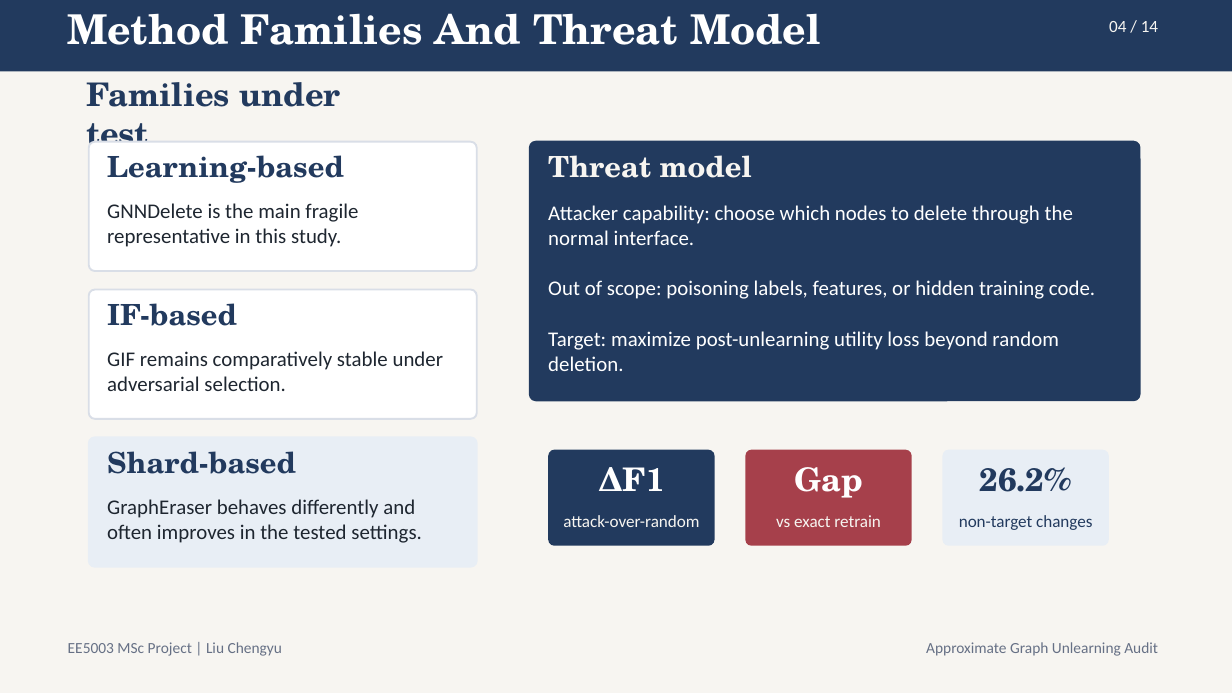
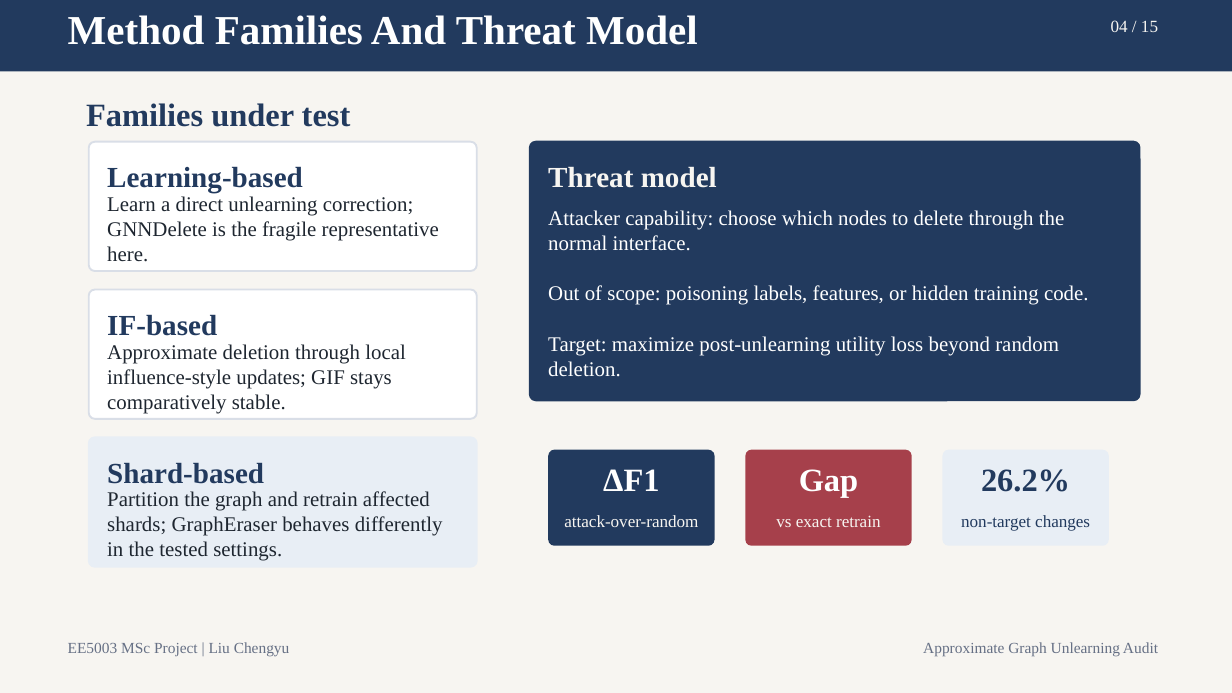
Before and after one commit to lelelelelelelelelelelelele/OpenGU, a slide deck: slide 4 of GULib-master/report/0417_5003report/ppt/out-test/final_15min_defense.pptx. Drawn at 1232x693 pixels with LibreOffice and Linux fonts; fonts in the diff are those of the drawing. Boxes give left, top, right and bottom in pixels: in the first picture for what was removed or moved away, otherwise in the second. Text is boxed around its words. In the diff, an @@ line names an element or a change of style, - is before the commit and + after.

Commit message:
feat: iterate defense deck content, styling and export

```diff
--- a/GULib-master/report/0417_5003report/ppt/out-test/final_15min_defense.pptx
+++ b/GULib-master/report/0417_5003report/ppt/out-test/final_15min_defense.pptx
@@ text at [1111, 20, 1158, 32]: text changed; font Calibri to Times New Roman @@
-04 / 14
+04 / 15
@@ text at [107, 196, 439, 262]: text changed; font Calibri to Times New Roman @@
-GNNDelete is the main fragile representative in this study.
+Learn a direct unlearning correction; GNNDelete is the fragile representative here.
@@ font Calibri to Times New Roman in 6 elements at [68, 642, 290, 657], [923, 642, 1158, 657], [564, 515, 698, 527], [776, 515, 881, 527], [961, 515, 1090, 531], [548, 210, 1089, 376] @@
@@ text at [107, 344, 406, 413]: text changed; font Calibri to Times New Roman @@
-GIF remains comparatively stable under adversarial selection.
+Approximate deletion through local influence-style updates; GIF stays comparatively stable.
@@ font TeX Gyre Schola to Times New Roman in 9 elements at [68, 15, 698, 45], [86, 103, 351, 127], [603, 469, 659, 491], [799, 469, 858, 497], [981, 469, 1070, 492], [107, 314, 217, 336], [548, 166, 717, 188], [107, 166, 303, 193], [107, 462, 264, 484] @@
@@ 4 texts: place and size @@
-4 texts at [107, 155, 752, 474]
+4 texts at [107, 166, 717, 484]
@@ text at [107, 491, 443, 561]: text changed; font Calibri to Times New Roman @@
-GraphEraser behaves differently and often improves in the tested settings.
+Partition the graph and retrain affected shards; GraphEraser behaves differently in the tested settings.
```
Also in this commit, not shown: 8 other slides changed, 6 slides added, 5 slides removed, 43 other files.
